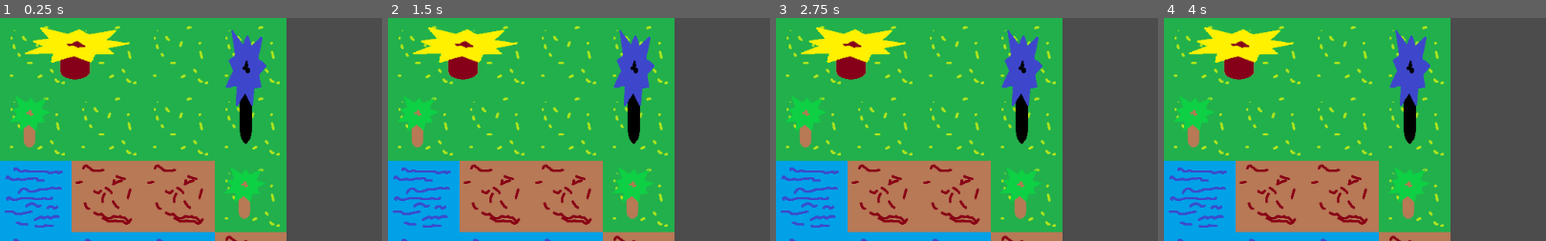
Above: before the commit, frames 1-4 (left to right).
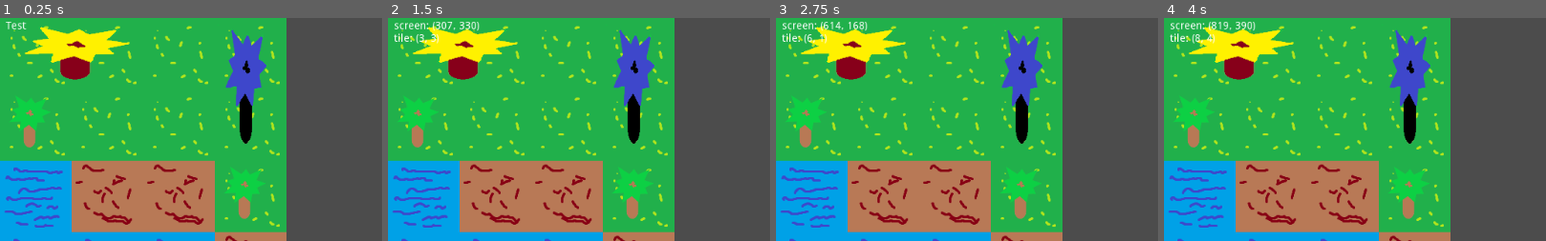
Above: after the commit, the same moments.

Repository: xfstef/captains
Game: Godot game, scene res://AdventureMap.tscn
Same seed, same stepped clock (60 frames per second), same inputs: the game is played once before the commit and once after it.
Inputs (mouse positions are % of the whole screen's width and height, from its top left):
- Up to frame 1 (0.25 s): no input
- Up to frame 2 (1.5 s): tap Enter at 0.5 s; move the mouse to (72, 45) at 0.52 s; click (72, 45) at 0.67 s; tap Space at 1.25 s; move the mouse to (30, 55) at 1.27 s; click (30, 55) at 1.42 s
- Up to frame 3 (2.75 s): tap Enter at 2 s; move the mouse to (60, 28) at 2.02 s; click (60, 28) at 2.17 s
- Up to frame 4 (4 s): tap Space at 2.75 s; move the mouse to (45, 70) at 2.77 s; click (45, 70) at 2.92 s; tap Enter at 3.5 s; move the mouse to (80, 65) at 3.52 s; click (80, 65) at 3.67 s
The pictures show only the part of the screen within x 0-50%, y 0-50%; the shares and areas given below are measured in that part.

The runs differ from the first frame. In frame 1, 0.1% of the frame differs, in the area x 1-7%, y 1-6%; in frame 2, 0.6%; in frame 3, 0.6%; in frame 4, 0.6%, in the area x 1-24%, y 1-12%.

Commit message:
Moved things around, added mouse click input

Diff:
--- a/AdventureMap.tscn
+++ b/AdventureMap.tscn
@@ -1,11 +1,11 @@
 [gd_scene load_steps=5 format=2]
 
-[ext_resource path="res://TMGround.tres" type="TileSet" id=1]
-[ext_resource path="res://AdventureMap.gd" type="Script" id=2]
-[ext_resource path="res://TMProps.tres" type="TileSet" id=3]
-[ext_resource path="res://interactable.tres" type="TileSet" id=4]
+[ext_resource path="res://Assets/TileResources/TMGround.tres" type="TileSet" id=1]
+[ext_resource path="res://Scripts/AdventureMap.gd" type="Script" id=2]
+[ext_resource path="res://Assets/TileResources/TMProps.tres" type="TileSet" id=3]
+[ext_resource path="res://Assets/TileResources/interactable.tres" type="TileSet" id=4]
 
-[node name="Node2D" type="Node2D"]
+[node name="AdventureMap" type="Node2D"]
 script = ExtResource( 2 )
 
 [node name="TM-Ground" type="TileMap" parent="."]
@@ -22,3 +22,14 @@
 tile_set = ExtResource( 4 )
 cell_size = Vector2( 96, 96 )
 format = 1
+
+[node name="info" type="Label" parent="."]
+margin_left = 8.0
+margin_top = 4.0
+margin_right = 188.0
+margin_bottom = 56.0
+text = "Test
+"
+__meta__ = {
+"_edit_use_anchors_": false
+}
--- a/TMProps.tres
+++ b/Assets/TileResources/TMGround.tres
@@ -1,13 +1,14 @@
 [gd_resource type="TileSet" load_steps=2 format=2]
 
-[ext_resource path="res://Assets/3tileProps.png" type="Texture" id=1]
+[ext_resource path="res://Assets/Sprites/6tileSimple.png" type="Texture" id=1]
+
 
 [resource]
-0/name = "3tileProps.png 0"
+0/name = "6tileSimple.png 0"
 0/texture = ExtResource( 1 )
 0/tex_offset = Vector2( 0, 0 )
 0/modulate = Color( 1, 1, 1, 1 )
-0/region = Rect2( 0, 96, 96, 96 )
+0/region = Rect2( 0, 0, 96, 96 )
 0/tile_mode = 0
 0/occluder_offset = Vector2( 0, 0 )
 0/navigation_offset = Vector2( 0, 0 )
@@ -17,11 +18,11 @@
 0/shape_one_way_margin = 0.0
 0/shapes = [  ]
 0/z_index = 0
-1/name = "3tileProps.png 1"
+1/name = "6tileSimple.png 1"
 1/texture = ExtResource( 1 )
 1/tex_offset = Vector2( 0, 0 )
 1/modulate = Color( 1, 1, 1, 1 )
-1/region = Rect2( 0, 0, 96, 96 )
+1/region = Rect2( 96, 0, 96, 96 )
 1/tile_mode = 0
 1/occluder_offset = Vector2( 0, 0 )
 1/navigation_offset = Vector2( 0, 0 )
@@ -31,11 +32,11 @@
 1/shape_one_way_margin = 0.0
 1/shapes = [  ]
 1/z_index = 0
-2/name = "3tileProps.png 2"
+2/name = "6tileSimple.png 2"
 2/texture = ExtResource( 1 )
 2/tex_offset = Vector2( 0, 0 )
 2/modulate = Color( 1, 1, 1, 1 )
-2/region = Rect2( 96, 0, 96, 192 )
+2/region = Rect2( 192, 0, 96, 96 )
 2/tile_mode = 0
 2/occluder_offset = Vector2( 0, 0 )
 2/navigation_offset = Vector2( 0, 0 )
@@ -45,11 +46,11 @@
 2/shape_one_way_margin = 0.0
 2/shapes = [  ]
 2/z_index = 0
-3/name = "3tileProps.png 3"
+3/name = "6tileSimple.png 3"
 3/texture = ExtResource( 1 )
 3/tex_offset = Vector2( 0, 0 )
 3/modulate = Color( 1, 1, 1, 1 )
-3/region = Rect2( 192, 0, 192, 96 )
+3/region = Rect2( 0, 96, 96, 96 )
 3/tile_mode = 0
 3/occluder_offset = Vector2( 0, 0 )
 3/navigation_offset = Vector2( 0, 0 )
@@ -59,3 +60,31 @@
 3/shape_one_way_margin = 0.0
 3/shapes = [  ]
 3/z_index = 0
+4/name = "6tileSimple.png 4"
+4/texture = ExtResource( 1 )
+4/tex_offset = Vector2( 0, 0 )
+4/modulate = Color( 1, 1, 1, 1 )
+4/region = Rect2( 96, 96, 96, 96 )
+4/tile_mode = 0
+4/occluder_offset = Vector2( 0, 0 )
+4/navigation_offset = Vector2( 0, 0 )
+4/shape_offset = Vector2( 0, 0 )
+4/shape_transform = Transform2D( 1, 0, 0, 1, 0, 0 )
+4/shape_one_way = false
+4/shape_one_way_margin = 0.0
+4/shapes = [  ]
+4/z_index = 0
+5/name = "6tileSimple.png 5"
+5/texture = ExtResource( 1 )
+5/tex_offset = Vector2( 0, 0 )
+5/modulate = Color( 1, 1, 1, 1 )
+5/region = Rect2( 192, 96, 96, 96 )
+5/tile_mode = 0
+5/occluder_offset = Vector2( 0, 0 )
+5/navigation_offset = Vector2( 0, 0 )
+5/shape_offset = Vector2( 0, 0 )
+5/shape_transform = Transform2D( 1, 0, 0, 1, 0, 0 )
+5/shape_one_way = false
+5/shape_one_way_margin = 0.0
+5/shapes = [  ]
+5/z_index = 0
--- a/interactable.tres
+++ b/Assets/TileResources/TMProps.tres
@@ -1,9 +1,10 @@
 [gd_resource type="TileSet" load_steps=2 format=2]
 
-[ext_resource path="res://Assets/interactable.png" type="Texture" id=1]
+[ext_resource path="res://Assets/Sprites/3tileProps.png" type="Texture" id=1]
+
 
 [resource]
-0/name = "interactable.png 0"
+0/name = "3tileProps.png 0"
 0/texture = ExtResource( 1 )
 0/tex_offset = Vector2( 0, 0 )
 0/modulate = Color( 1, 1, 1, 1 )
@@ -17,7 +18,7 @@
 0/shape_one_way_margin = 0.0
 0/shapes = [  ]
 0/z_index = 0
-1/name = "interactable.png 1"
+1/name = "3tileProps.png 1"
 1/texture = ExtResource( 1 )
 1/tex_offset = Vector2( 0, 0 )
 1/modulate = Color( 1, 1, 1, 1 )
@@ -31,11 +32,11 @@
 1/shape_one_way_margin = 0.0
 1/shapes = [  ]
 1/z_index = 0
-2/name = "interactable.png 2"
+2/name = "3tileProps.png 2"
 2/texture = ExtResource( 1 )
 2/tex_offset = Vector2( 0, 0 )
 2/modulate = Color( 1, 1, 1, 1 )
-2/region = Rect2( 96, 0, 96, 96 )
+2/region = Rect2( 96, 0, 96, 192 )
 2/tile_mode = 0
 2/occluder_offset = Vector2( 0, 0 )
 2/navigation_offset = Vector2( 0, 0 )
@@ -45,11 +46,11 @@
 2/shape_one_way_margin = 0.0
 2/shapes = [  ]
 2/z_index = 0
-3/name = "interactable.png 3"
+3/name = "3tileProps.png 3"
 3/texture = ExtResource( 1 )
 3/tex_offset = Vector2( 0, 0 )
 3/modulate = Color( 1, 1, 1, 1 )
-3/region = Rect2( 192, 0, 192, 192 )
+3/region = Rect2( 192, 0, 192, 96 )
 3/tile_mode = 0
 3/occluder_offset = Vector2( 0, 0 )
 3/navigation_offset = Vector2( 0, 0 )
--- a/TMGround.tres
+++ b/Assets/TileResources/interactable.tres
@@ -1,13 +1,14 @@
 [gd_resource type="TileSet" load_steps=2 format=2]
 
-[ext_resource path="res://Assets/6tileSimple.png" type="Texture" id=1]
+[ext_resource path="res://Assets/Sprites/interactable.png" type="Texture" id=1]
+
 
 [resource]
-0/name = "6tileSimple.png 0"
+0/name = "interactable.png 0"
 0/texture = ExtResource( 1 )
 0/tex_offset = Vector2( 0, 0 )
 0/modulate = Color( 1, 1, 1, 1 )
-0/region = Rect2( 0, 0, 96, 96 )
+0/region = Rect2( 0, 96, 96, 96 )
 0/tile_mode = 0
 0/occluder_offset = Vector2( 0, 0 )
 0/navigation_offset = Vector2( 0, 0 )
@@ -17,11 +18,11 @@
 0/shape_one_way_margin = 0.0
 0/shapes = [  ]
 0/z_index = 0
-1/name = "6tileSimple.png 1"
+1/name = "interactable.png 1"
 1/texture = ExtResource( 1 )
 1/tex_offset = Vector2( 0, 0 )
 1/modulate = Color( 1, 1, 1, 1 )
-1/region = Rect2( 96, 0, 96, 96 )
+1/region = Rect2( 0, 0, 96, 96 )
 1/tile_mode = 0
 1/occluder_offset = Vector2( 0, 0 )
 1/navigation_offset = Vector2( 0, 0 )
@@ -31,11 +32,11 @@
 1/shape_one_way_margin = 0.0
 1/shapes = [  ]
 1/z_index = 0
-2/name = "6tileSimple.png 2"
+2/name = "interactable.png 2"
 2/texture = ExtResource( 1 )
 2/tex_offset = Vector2( 0, 0 )
 2/modulate = Color( 1, 1, 1, 1 )
-2/region = Rect2( 192, 0, 96, 96 )
+2/region = Rect2( 96, 0, 96, 96 )
 2/tile_mode = 0
 2/occluder_offset = Vector2( 0, 0 )
 2/navigation_offset = Vector2( 0, 0 )
@@ -45,11 +46,11 @@
 2/shape_one_way_margin = 0.0
 2/shapes = [  ]
 2/z_index = 0
-3/name = "6tileSimple.png 3"
+3/name = "interactable.png 3"
 3/texture = ExtResource( 1 )
 3/tex_offset = Vector2( 0, 0 )
 3/modulate = Color( 1, 1, 1, 1 )
-3/region = Rect2( 0, 96, 96, 96 )
+3/region = Rect2( 192, 0, 192, 192 )
 3/tile_mode = 0
 3/occluder_offset = Vector2( 0, 0 )
 3/navigation_offset = Vector2( 0, 0 )
@@ -59,31 +60,3 @@
 3/shape_one_way_margin = 0.0
 3/shapes = [  ]
 3/z_index = 0
-4/name = "6tileSimple.png 4"
-4/texture = ExtResource( 1 )
-4/tex_offset = Vector2( 0, 0 )
-4/modulate = Color( 1, 1, 1, 1 )
-4/region = Rect2( 96, 96, 96, 96 )
-4/tile_mode = 0
-4/occluder_offset = Vector2( 0, 0 )
-4/navigation_offset = Vector2( 0, 0 )
-4/shape_offset = Vector2( 0, 0 )
-4/shape_transform = Transform2D( 1, 0, 0, 1, 0, 0 )
-4/shape_one_way = false
-4/shape_one_way_margin = 0.0
-4/shapes = [  ]
-4/z_index = 0
-5/name = "6tileSimple.png 5"
-5/texture = ExtResource( 1 )
-5/tex_offset = Vector2( 0, 0 )
-5/modulate = Color( 1, 1, 1, 1 )
-5/region = Rect2( 192, 96, 96, 96 )
-5/tile_mode = 0
-5/occluder_offset = Vector2( 0, 0 )
-5/navigation_offset = Vector2( 0, 0 )
-5/shape_offset = Vector2( 0, 0 )
-5/shape_transform = Transform2D( 1, 0, 0, 1, 0, 0 )
-5/shape_one_way = false
-5/shape_one_way_margin = 0.0
-5/shapes = [  ]
-5/z_index = 0
--- a/Maps/test1.json
+++ b/Maps/test1.json
@@ -19,13 +19,13 @@
         }
     ],
     "winConditions": [0],
-    "lossContions": [0, 1],
+    "lossConditions": [0, 1],
     "width": 4,
     "height": 4,
     "tiles": [
-        [ [ 0, 3, true, 0 ], [ 0, 0, true, 0 ], [ 0, 0, true, 0 ], [ 0, 2, true, 0 ] ],
-        [ [ 0, 1, true, 0 ], [ 0, 0, true, 1 ], [ 0, 0, true, 0 ], [ 0, 0, true, 0 ] ],
-        [ [ 4, 0, false, 0 ], [ 1, 0, true, 0 ], [ 1, 0, true, 0 ], [ 0, 1, true, 0 ] ],
-        [ [ 4, 0, false, 0 ], [ 4, 0, false, 0 ], [ 4, 0, false, 0 ], [ 1, 0, true, 0 ] ]
+        [ [ 0, 3, 0 ], [ 0, 0, 0 ], [ 0, 0, 0 ], [ 0, 2, 0 ] ],
+        [ [ 0, 1,0 ], [ 0, 0, 1 ], [ 0, 0, 0 ], [ 0, 0, 0 ] ],
+        [ [ 4, 0, 0 ], [ 1, 0, 0 ], [ 1, 0, 0 ], [ 0, 1, 0 ] ],
+        [ [ 4, 0, 0 ], [ 4, 0, 0 ], [ 4, 0, 0 ], [ 1, 0, 0 ] ]
     ]
 }
--- a/AdventureMap.gd
+++ b/Scripts/AdventureMap.gd
@@ -7,6 +7,7 @@
 
 var mapGroundMatrix = []
 var mapPropsMatrix = []
+var info
 var mapWidth = 0
 var mapHeight = 0
 var groundTileMap
@@ -16,7 +17,16 @@
 func _ready():
 	groundTileMap = get_node("TM-Ground")
 	propsTileMap = get_node("TM-Props")
+	info = get_node("info")
 	loadMapData()
+	set_process_input(true)
+
+func _input(event):
+	if Input.is_mouse_button_pressed(BUTTON_LEFT):
+		var mouse_pos = get_global_mouse_position()
+		var tile = groundTileMap.world_to_map(mouse_pos)
+		var text = "screen: %s\ntile: %s" % [mouse_pos, tile]
+		info.set_text(text)
 
 func loadMapData():
 	var file = File.new()
Renamed: Assets/3tileProps.png -> Assets/Sprites/3tileProps.png
Not shown, changed: Assets/Sprites/3tileProps.png.import
Renamed: Assets/6tileSimple.png -> Assets/Sprites/6tileSimple.png
Not shown, changed: Assets/Sprites/6tileSimple.png.import
Renamed: Assets/interactable.png -> Assets/Sprites/interactable.png
Not shown, changed: Assets/Sprites/interactable.png.import
